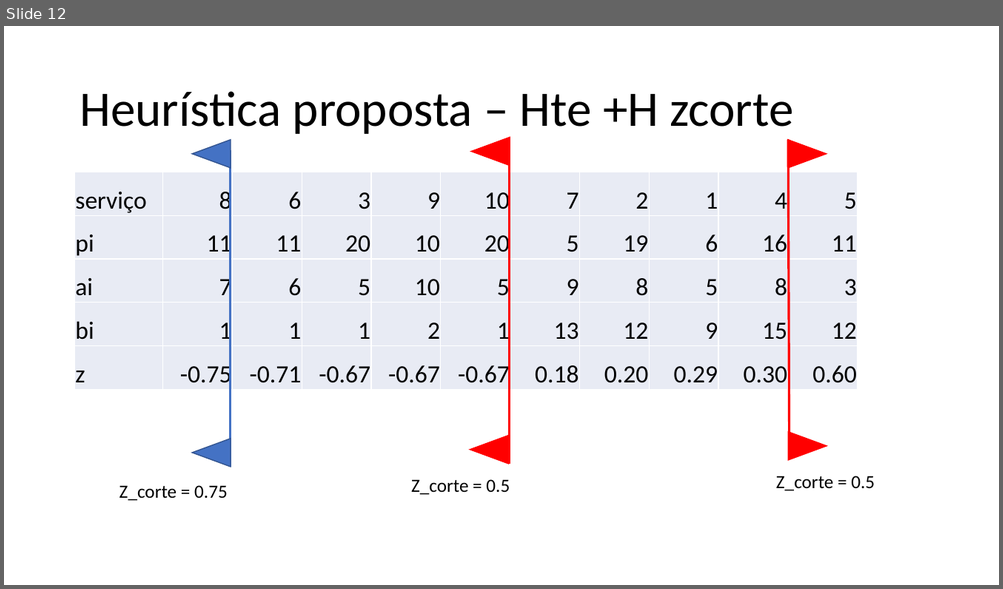
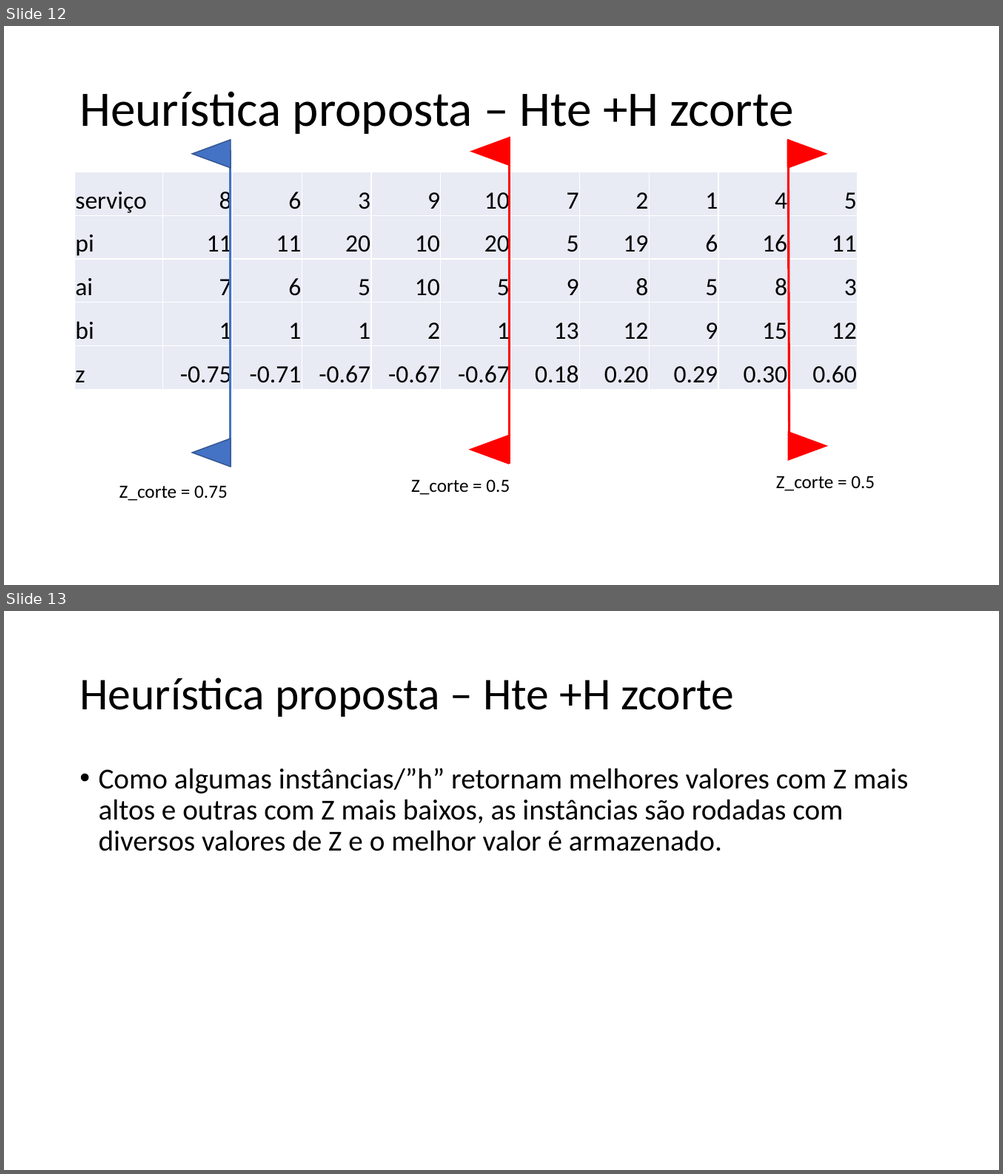
Before and after one commit to lpbiasoto/metaheuristicas, a slide deck: Apresentação 1/apresentação preliminar.pptx. Shown one above the other, each under a label of ours: slide 12 before the commit, slides 12 and 13 after it. The pictures are 1003x589 and 1003x1174 pixels, drawn with LibreOffice and Linux fonts; fonts in the diff are those of the drawing. Boxes give left, top, right and bottom in pixels: in the first picture for what was removed or moved away, otherwise in the second. Text is boxed around its words. In the diff, an @@ line names an element or a change of style, - is before the commit and + after.

```diff
--- a/Apresentação 1/apresentação preliminar.pptx
+++ b/Apresentação 1/apresentação preliminar.pptx
@@ slide 13 added at (4,611,999,1170), background #FFFFFF @@
@@ title added at (79,678,734,717), 44 pt, text #000000 @@
+Heurística proposta – Hte +H zcorte
@@ text added at (99,768,908,851), 28 pt, text #000000 @@
+• Como algumas instâncias/”h” retornam melhores valores com Z mais altos e outras com Z mais baixos, as instâncias são rodadas com diversos valores de Z e o melhor valor é armazenado.
```
Also in this commit, not shown: 2 other slides added.
